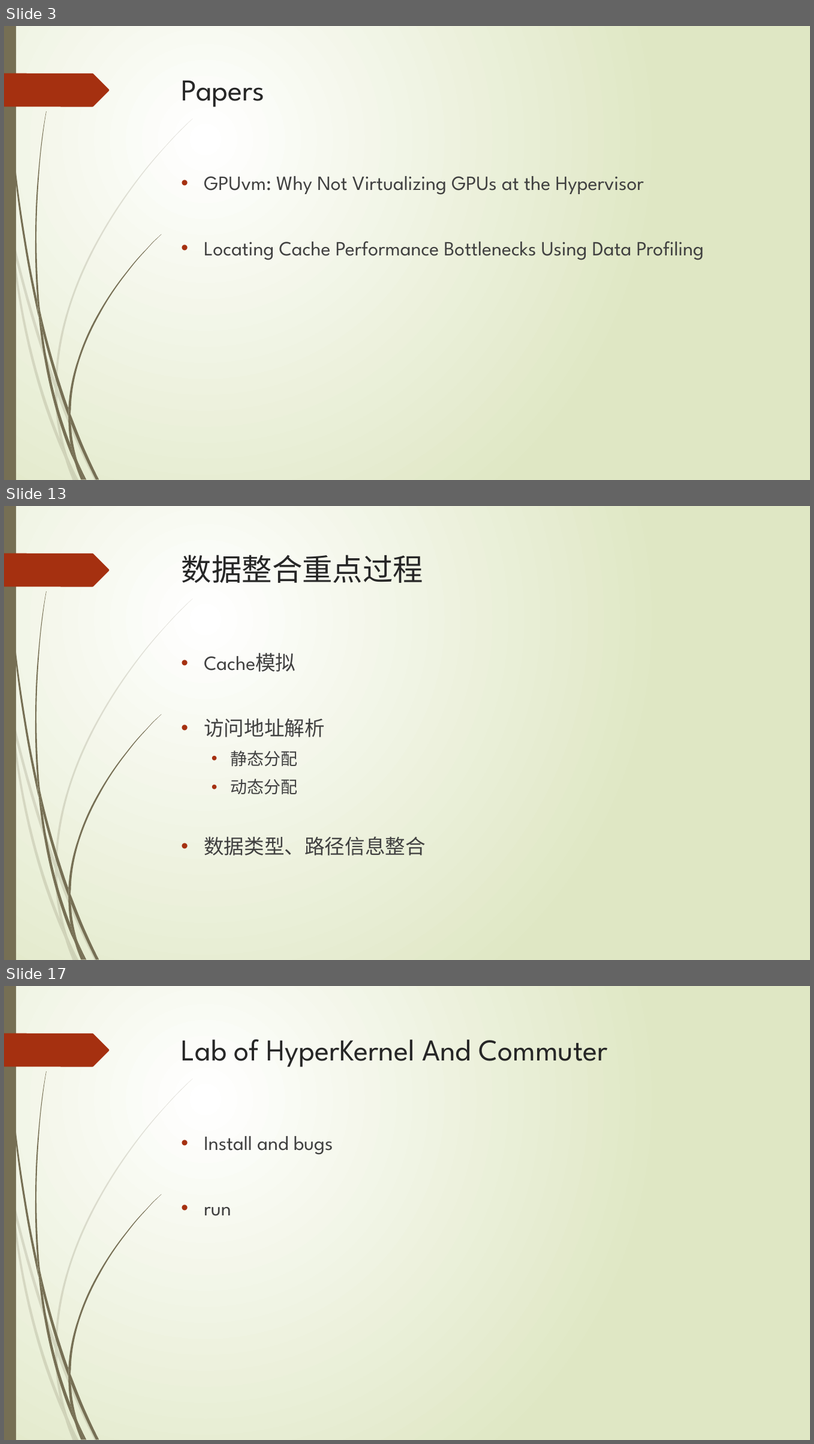
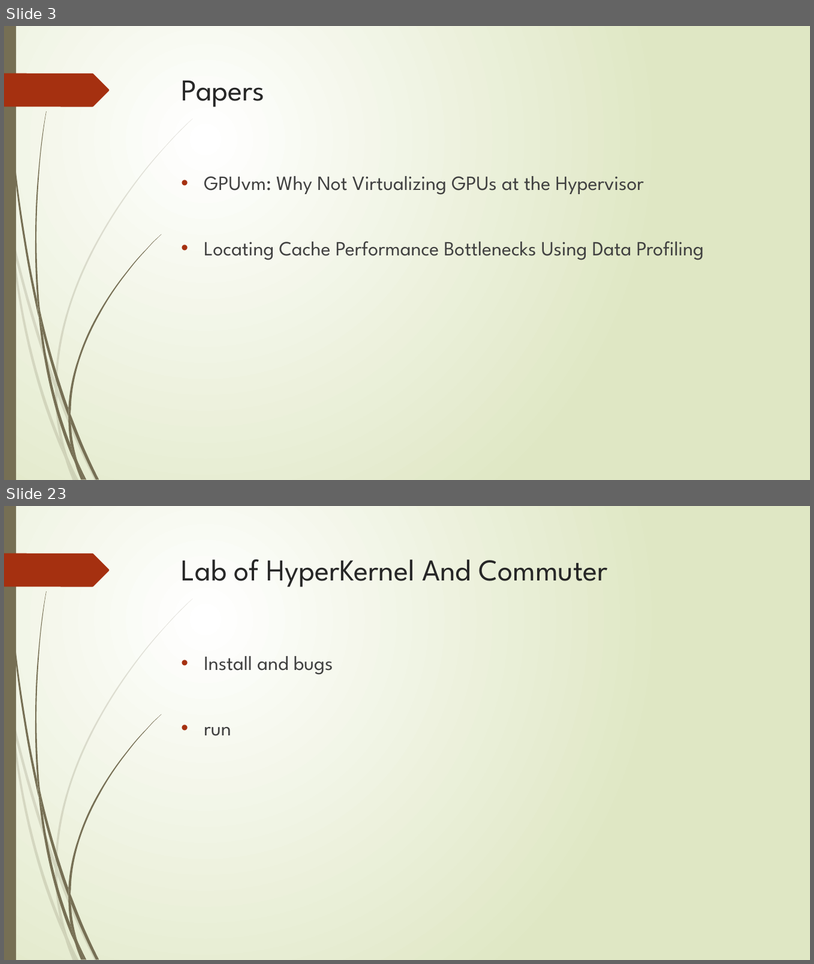
Before and after one commit to GLjun/OS_gaowei, a slide deck: 高伟.pptx. Shown one above the other, each under a label of ours: slides 3, 13 and 17 before the commit, slides 3 and 23 after it; the slides between them are not shown. The pictures are 814x1444 and 814x964 pixels, drawn with LibreOffice and Linux fonts; fonts in the diff are those of the drawing. Boxes give left, top, right and bottom in pixels: in the first picture for what was removed or moved away, otherwise in the second. Text is boxed around its words. In the diff, an @@ line names an element or a change of style, - is before the commit and + after.

```diff
--- a/高伟.pptx
+++ b/高伟.pptx
@@ slide 13 removed at [4, 506, 810, 960], background gradient #FFFFFF to #DFE8C4; not listed: 24 template elements that a slide beside it also shows @@
@@ title removed at [182, 555, 423, 583] @@
-数据整合重点过程
@@ text removed at [204, 652, 426, 855] @@
-• Cache模拟
-• 访问地址解析
-  • 静态分配
-  • 动态分配
-• 数据类型、路径信息整合
@@ what was slide 17 is now slide 23 @@
```
Also in this commit, not shown: 15 slides changed, 10 slides added, 2 other slides removed.
